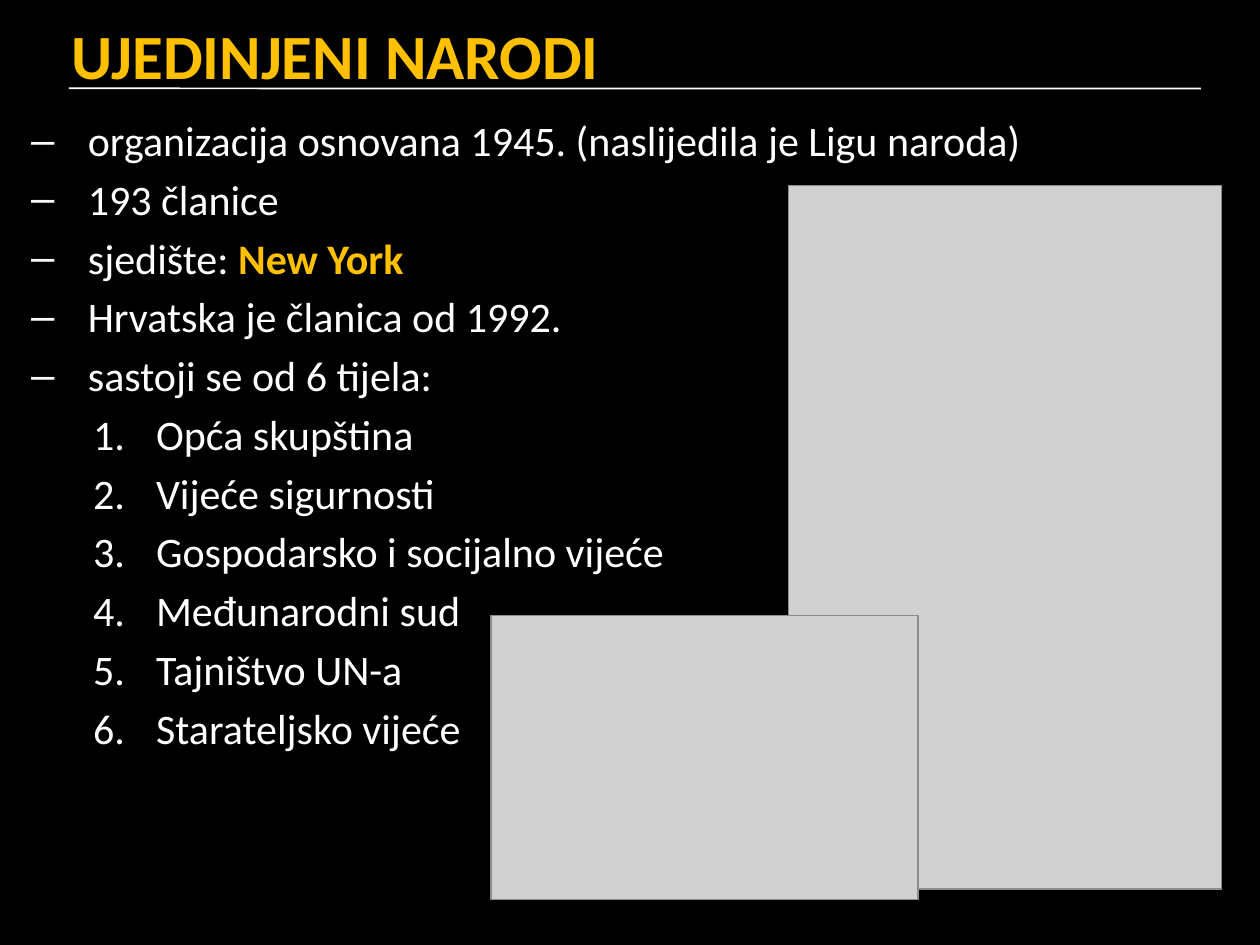
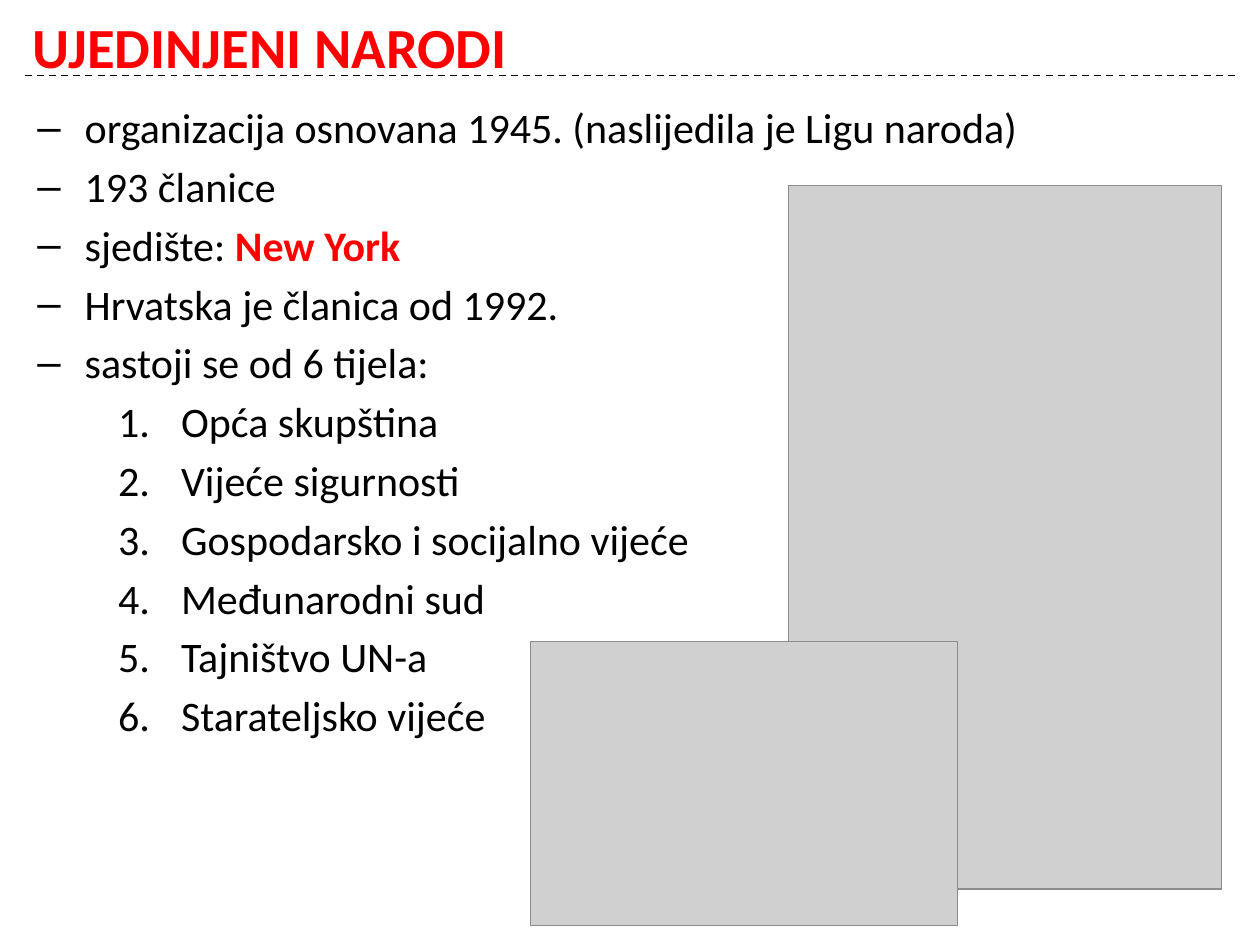
Before and after one commit to cornx/print, a slide deck: slide 3 of data/geografija/prezentacije/M2_001_RH_u_svjetskim_i_europskim_integracijama.pptx (slide 2 before the commit). Drawn at 1260x945 pixels with LibreOffice and Linux fonts; fonts in the diff are those of the drawing; grey boxes stand for pictures. Boxes give left, top, right and bottom in pixels: in the first picture for what was removed or moved away, otherwise in the second. Text is boxed around its words. In the diff, an @@ line names an element or a change of style, - is before the commit and + after.

```diff
--- a/data/geografija/prezentacije/M2_001_RH_u_svjetskim_i_europskim_integracijama.pptx
+++ b/data/geografija/prezentacije/M2_001_RH_u_svjetskim_i_europskim_integracijama.pptx
@@ background #000000 to #FFFFFF @@
@@ title "UJEDINJENI NARODI": place and size @@
-title "UJEDINJENI NARODI" at (71,37,598,90)
+title "UJEDINJENI NARODI" at (32,31,506,76)
@@ title "UJEDINJENI NARODI" at (32,31,506,76): size 36 to 32.4 pt, text colour #FFC000 to #FF0000; vertical alignment top to middle @@
@@ line moved from (69, 88) - (1201, 88) to (25, 76) - (1235, 76) @@
@@ line (25, 76) - (1235, 76): stroke #FFFFFF 1 pt to #000000 1 pt dashed @@
@@ text "organizacija osnovana 1945. (naslijedila je ...": place and size @@
-text "organizacija osnovana 1945. (naslijedila je ..." at (88,125,1020,752)
+text "organizacija osnovana 1945. (naslijedila je ..." at (85,112,1017,739)
@@ text "organizacija osnovana 1945. (naslijedila je ..." at (85,112,1017,739): text colour #FFFFFF to #000000; text colour #FFC000 to #FF0000 in "New York"; indent changed @@
@@ picture: place and size @@
-picture at (491,615,919,900)
+picture at (530,641,958,926)
```
Also in this commit, not shown: 9 other slides changed, 4 slides added, 6 slides removed, 1 other file.
